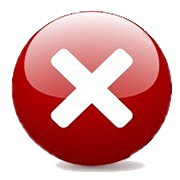
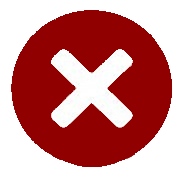
Layer changes from the first 180 × 180 image to the second:
painted on "Background copy" over [11, 10, 172, 173]
